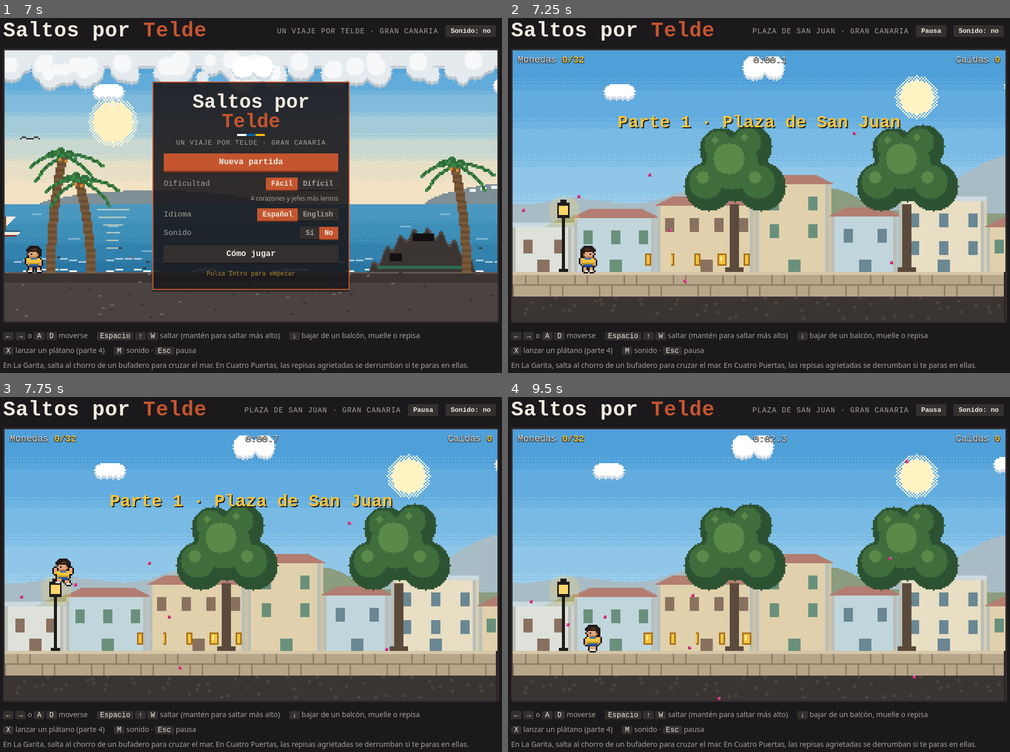
Above: before the commit, frames 1-4 (two rows, left to right).
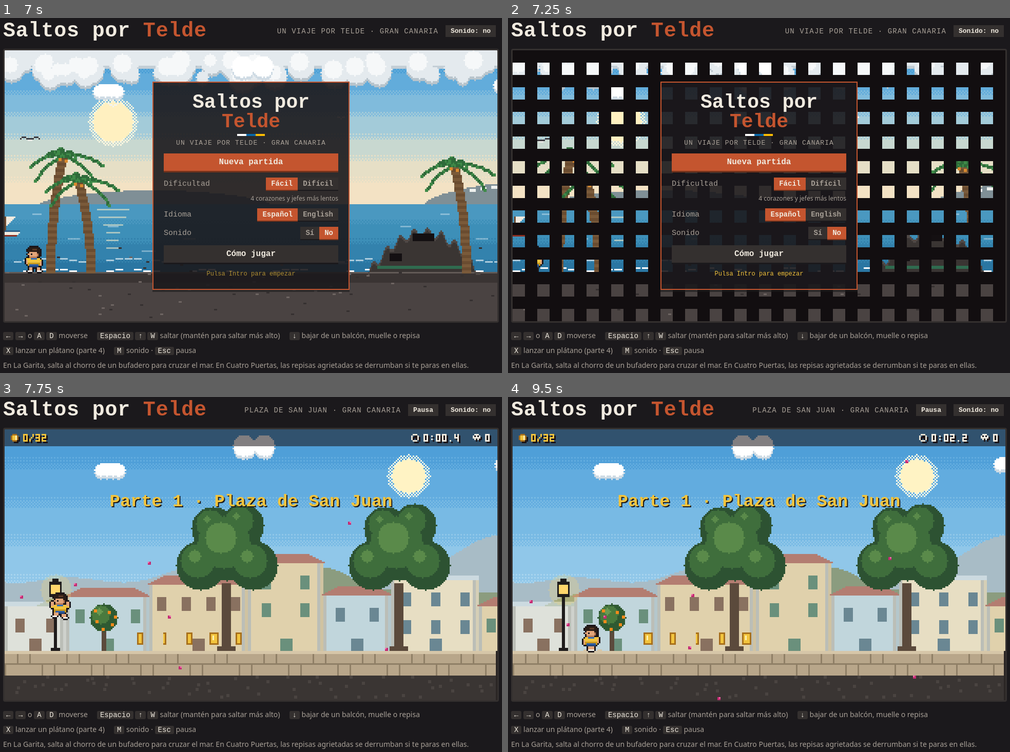
Above: after the commit, the same moments.

Repository: papasconalioli/Telde_Game
Game: browser game, page index.html
Two runs of this game, one before a commit and one after it. Both use one fixed random seed, a clock stepped at 60 frames per second and the inputs below.
Inputs (mouse positions are in pixels of both pictures, inside the frame that each line leads up to):
- Up to frame 1 (7 s): click "Fácil" at 0.27 s; click "Cómo jugar" at 0.52 s; hold Right 1.03-1.53 s; click (251, 213) at 1.07 s; tap Space every 0.5 s from 1.1 to 6.6 s; hold Down 1.58-1.85 s; click (150, 160) at 1.67 s; click "Fácil" at 1.77 s; hold Left 1.9-2.47 s; click (351, 145) at 2.27 s; hold Up 2.52-2.82 s; click (326, 238) at 2.87 s; hold Right 2.87-3.53 s; click (125, 252) at 3.47 s; hold Up 3.58-3.82 s; hold Left 3.87-4.3 s; click (251, 131) at 4.07 s; hold Down 4.35-4.68 s; click (396, 199) at 4.67 s; hold Right 4.73-5.23 s; click (105, 184) at 5.27 s; hold Down 5.28-5.55 s; hold Left 5.6-6.17 s; click (200, 280) at 5.87 s; hold Up 6.22-6.52 s; click (301, 92) at 6.47 s; hold Right from 6.57 s (still down)
- Up to frame 2 (7.25 s): click (759, 213) at 7.07 s; tap Space at 7.1 s; release Right at 7.23 s
- Up to frame 3 (7.75 s): hold Up 7.28-7.52 s; hold Left from 7.57 s (still down); tap Space at 7.6 s; click (150, 539) at 7.67 s
- Up to frame 4 (9.5 s): release Left at 8 s; hold Down 8.05-8.38 s; tap Space at 8.1, 8.6, 9.1 s; click (859, 524) at 8.27 s; hold Right 8.43-8.93 s; click (834, 617) at 8.87 s; hold Down 8.98-9.25 s; hold Left from 9.3 s (still down); click (633, 631) at 9.47 s

Frame 1 is identical in both runs. In frame 2, 73% of the frame differs, in the area x 0-100%, y 2-86%; in frame 3, 5.5%; in frame 4, 6.0%.

Commit message:
Da acabado de juego: marcador en píxeles, fundidos y sacudidas
- Marcador dibujado en el lienzo con iconos y números de 3x5.
- Fundido por bloques al empezar, al cambiar de parte, al salir del
  súper y al caer; sacudida de pantalla en los golpes fuertes; polvo
  al correr y al aterrizar.
- Portada gótica de la basílica con alfiz y bolas de piedra; naranjos
  en el casco de San Juan.
- Pista original de dembow con timple en el menú; la isa pasa al súper.

Co-Authored-By: Claude Opus 5.5 <noreply@anthropic.com>
Claude-Session: https://claude.ai/code/session_018p52adnPFqsed8Py2GK26v

Diff:
--- a/index.html
+++ b/index.html
@@ -67,16 +67,8 @@
   /* En pantallas estrechas, el marco crece mientras hay un menú abierto para que quepa */
   @media (max-width: 640px) { .marco.con-panel { aspect-ratio: auto; height: min(560px, 82vh); } }
 
-  /* Marcador */
-  .hud {
-    position: absolute; inset: 0 0 auto 0;
-    display: flex; justify-content: space-between; gap: 8px;
-    padding: 6px 10px;
-    font-family: var(--f-pixel); font-size: clamp(11px, 2.2vw, 18px);
-    color: var(--cal); text-shadow: 1px 1px 0 var(--basalto), -1px 1px 0 var(--basalto);
-    pointer-events: none;
-    font-variant-numeric: tabular-nums;
-  }
+  /* El marcador se dibuja en píxeles en el lienzo (sección 8b); este bloque solo lo leen los lectores de pantalla */
+  .hud { position: absolute; width: 1px; height: 1px; overflow: hidden; clip-path: inset(50%); white-space: nowrap; }
   .hud b { color: var(--oro); font-weight: 700; }
   .hud .corazones { color: var(--almagre); letter-spacing: .1em; }
 
@@ -642,6 +634,12 @@
     const BAJO_ISA = { G: 'G2 - D3 - D3 -', C: 'C3 - G3 - G3 -', D: 'D3 - A2 - A2 -' };
     const ARMONIA_ISA = 'G G D D D D G G C G D G C G D G'.split(' ');   // un acorde por compás
 
+    // Menú principal: pista original con ritmo de dembow y golpes de timple.
+    // No es ninguna canción existente: melodía, bajo y acordes están compuestos para el juego.
+    const ACORDES_DEMBOW = { Am: ['A4', 'C5', 'E5', 'A5'], F: ['A4', 'C5', 'F5', 'A5'], C: ['G4', 'C5', 'E5', 'G5'], G: ['G4', 'B4', 'D5', 'G5'] };
+    const ARMONIA_DEMBOW = ['Am', 'F', 'C', 'G'];
+    const BAJO_DEMBOW = { Am: 'A2', F: 'F2', C: 'C3', G: 'G2' };
+
     // bateria: k = bombo, s = caja, h = charles, - = nada
     const CANCIONES = {
       plaza: { // alegre, en Do mayor
@@ -662,7 +660,18 @@
         bajo:    pista('D3 - A2 - D3 - A2 -  C3 - G2 - C3 - G2 -  Bb2 - F2 - Bb2 - F2 -  A2 - E2 - A2 - - -'),
         bateria: 'k--k-h--'
       },
-      portada: { // isa en Sol mayor: 16 compases de 3/4 (6 corcheas cada uno)
+      portada: { // reguetón canario de 8 bits: dembow a 92 pulsos por minuto, en La menor
+        bpm: 184,          // cada paso es una semicorchea
+        compas: 16,
+        melodia: pista(
+          'E5 - - E5 - - D5 - C5 - - - A4 - - -  C5 - - C5 - - A4 - C5 - D5 - - - - -  ' +
+          'E5 - - G5 - - E5 - D5 - - - C5 - - -  B4 - - D5 - - B4 - G4 - - - - - - -'),
+        bajo: pista(ARMONIA_DEMBOW.map(a => { const n = BAJO_DEMBOW[a]; return `${n} - - ${n} - - - - ${n} - - ${n} - - - -`; }).join(' ')),
+        armonia: ARMONIA_DEMBOW.map(a => ACORDES_DEMBOW[a].map(frecuencia)),
+        rasgueo: '----x-------x---',   // timple en los tiempos 2 y 4
+        bateria: 'k--sk-s-k--sk-s-'    // el patrón del dembow
+      },
+      isa: { // hilo musical del súper: isa en Sol mayor, 16 compases de 3/4 (6 corcheas cada uno)
         bpm: 150,
         compas: 6,
         melodia: pista(
@@ -674,12 +683,6 @@
         armonia: ARMONIA_ISA.map(a => ACORDES_TIMPLE[a].map(frecuencia)),
         rasgueo: 'X-xxx-',   // golpes de timple en cada compás: X fuerte, x suave
         bateria: '------'
-      },
-      tienda: { // hilo musical del súper, en Do mayor
-        bpm: 110,
-        melodia: pista('E5 - G5 - C6 - - B5  A5 - G5 - E5 - - -  F5 - A5 - D6 - - C6  B5 - G5 - D5 - - -'),
-        bajo:    pista('C3 - G3 - C3 - G3 -  A2 - E3 - A2 - E3 -  D3 - A3 - D3 - A3 -  G2 - D3 - G2 - D3 -'),
-        bateria: 'k-h-sh-h'
       },
       barranco: { // última parte: épica, en Mi menor
         bpm: 124,
@@ -883,6 +886,7 @@
       ],
       laureles: [9, 16, 77, 106, 128].map(c => c * T),
       dragos: [86, 103].map(c => c * T),
+      naranjos: [4, 41, 68, 79].map(c => c * T),   // los naranjos del casco de San Juan
       ambiente: 'petalos',                    // pétalos de buganvilla en el aire
       dibujarFondo: dibujarFondoPlaza,
       dibujarDecoracion: dibujarDecoracionPlaza,
@@ -1117,9 +1121,47 @@
     const f = faroles[estado.control];
     Object.assign(jugador, { x: f.x + 12, y: SUELO_Y - jugador.h, vx: 0, vy: 0, enSuelo: false, mira: 1, coyote: 0, buffer: 0,
                              corazones: vidasMax(), invuln: 0, retroceso: 0, lanzado: false, corriente: 0,
-                             escudo: estado.inventario.mojo, platanos: estado.inventario.platanos ? 3 : 0 });
+                             escudo: estado.inventario.mojo, platanos: estado.inventario.platanos ? 3 : 0,
+                             cayendo: false, polvoT: 0 });
     platanosVuelo.length = 0;
   }
+
+  // Caída al vacío o al mar: fundido y vuelta al último punto de control
+  function caer() {
+    jugador.cayendo = true;
+    estado.caidas++;
+    actualizarHUD(true);
+    conFundido(reaparecer, true);
+  }
+
+  /* ----- Fundido "de píxel" entre pantallas: la imagen se tapa por bloques ----- */
+  const fundido = { valor: 0, fase: 'nada', accion: null };
+  // Tapa la pantalla, hace la acción y la vuelve a destapar. Si ya hay un fundido en marcha,
+  // la acción se ignora (doble clic) o, con forzar, se hace en el acto.
+  function conFundido(accion, forzar = false) {
+    if (fundido.fase !== 'nada') { if (forzar) accion(); return; }
+    fundido.fase = 'entrando'; fundido.accion = accion;
+  }
+  function actualizarFundido(dt) {
+    if (fundido.fase === 'entrando') {
+      fundido.valor += dt * 5;
+      if (fundido.valor >= 1) { fundido.valor = 1; const a = fundido.accion; fundido.accion = null; fundido.fase = 'saliendo'; a(); }
+    } else if (fundido.fase === 'saliendo') {
+      fundido.valor -= dt * 3.5;
+      if (fundido.valor <= 0) { fundido.valor = 0; fundido.fase = 'nada'; }
+    }
+  }
+  const BAYER4 = [0, 8, 2, 10, 12, 4, 14, 6, 3, 11, 1, 9, 15, 7, 13, 5];
+  function dibujarFundido() {
+    if (fundido.valor <= 0) return;
+    g.fillStyle = '#120e10';
+    for (let by = 0; by < H; by += 8) for (let bx = 0; bx < W; bx += 8)
+      if (BAYER4[((by / 8) % 4) * 4 + (bx / 8) % 4] < fundido.valor * 16) g.fillRect(bx, by, 8, 8);
+  }
+
+  // Sacudida de pantalla en los golpes fuertes
+  let temblor = 0, fuerzaTemblor = 0;
+  function sacudir(segundos, fuerza) { temblor = Math.max(temblor, segundos); fuerzaTemblor = fuerza; }
 
   /* =========================================================
      4. ENTRADA (teclado y botones táctiles)
@@ -1222,9 +1264,12 @@
     const dx = (p.vx + empuje) * dt;
     p.x += dx;
     colisionX(p, Math.sign(dx));
-    const pieAntes = p.y + p.h;
+    const pieAntes = p.y + p.h, enAireAntes = !p.enSuelo, vyAntes = p.vy;
     p.y += p.vy * dt;
     colisionY(p, pieAntes);
+    if (enAireAntes && p.enSuelo && vyAntes > 160) {   // polvo al aterrizar
+      for (const lado of [-1, 1]) chispas.push({ x: p.x + p.w / 2 + lado * 4, y: p.y + p.h - 1, vx: lado * 40, vy: -30, vida: .25, color: nivel.colorPolvo });
+    }
 
     // Durante el combate, paredes invisibles a los lados de la arena
     if (arena.activa) {
@@ -1239,15 +1284,20 @@
 
     // Animación de pasos
     p.paso = p.enSuelo && Math.abs(p.vx) > 10 ? p.paso + Math.abs(p.vx) * dt : 0;
+    p.polvoT -= dt;                                       // polvillo al correr
+    if (p.enSuelo && Math.abs(p.vx) > 90 && p.polvoT <= 0) {
+      p.polvoT = .14;
+      chispas.push({ x: p.x + p.w / 2 - Math.sign(p.vx) * 4, y: p.y + p.h - 1, vx: -Math.sign(p.vx) * 20, vy: -25, vida: .22, color: nivel.colorPolvo });
+    }
 
     // Caer al mar (parte 2) o al vacío: volver al último punto de control
-    if (nivel.aguaY !== null && p.y > nivel.aguaY && !enChorro) {
+    if (!p.cayendo && nivel.aguaY !== null && p.y > nivel.aguaY && !enChorro) {
       polvo(p.x + p.w / 2, nivel.aguaY, '#cfeaf5');
       Sonido.efecto('agua');
-      estado.caidas++; reaparecer(); actualizarHUD(true);
-    } else if (p.y > H + 40) {
+      caer();
+    } else if (!p.cayendo && p.y > H + 40) {
       Sonido.efecto('caida');
-      estado.caidas++; reaparecer(); actualizarHUD(true);
+      caer();
     }
 
     // Puntos de control
@@ -1346,6 +1396,7 @@
         if (p.vy > -BUFADERO.impulso * .55) {
           p.vy = -BUFADERO.impulso; p.lanzado = true; p.enSuelo = false; p.coyote = 0;
           Sonido.efecto('bufadero');
+          sacudir(.12, 1);
         }
       }
     }
@@ -1508,6 +1559,7 @@
       return;
     }
     p.corazones--;
+    sacudir(.2, 2);
     p.invuln = dif.invuln; p.retroceso = .25;
     p.vx = dir * 130; p.vy = -180; p.enSuelo = false; p.lanzado = false;
     Sonido.efecto('golpe');
@@ -1579,6 +1631,7 @@
     b.vxHuida = h.vx !== null ? h.vx : (cfgJefe().entrada.x1 - b.x) / .85; // el tritón apunta al Bufadero
     b.salpicado = false;
     Sonido.efecto('victoria');
+    sacudir(.45, 3);
   }
 
   function actualizarJefe(dt) {
@@ -1630,7 +1683,7 @@
       case 'picado':
         b.x = b.destinoX; b.y += dif.velPicado * dt;
         if (b.y >= SUELO_Y - b.h) {
-          b.y = SUELO_Y - b.h; cambiarFase('suelo');
+          b.y = SUELO_Y - b.h; cambiarFase('suelo'); sacudir(.25, 2);
           polvo(b.x + b.w / 2, SUELO_Y, nivel.colorPolvo);
           Sonido.efecto('derrumbe');
         }
@@ -2086,6 +2139,17 @@
     if (BASILICA_X - camX < W && BASILICA_X + 180 - camX > 0) dibujarBasilica(camX);
     for (const lx of nivel.laureles) if (lx - camX > -50 && lx - camX < W + 50) dibujarLaurel(Math.round(lx - camX));
     for (const dx of nivel.dragos) if (dx - camX > -40 && dx - camX < W + 40) dibujarDrago(Math.round(dx - camX));
+    for (const nx of nivel.naranjos) if (nx - camX > -20 && nx - camX < W + 20) dibujarNaranjo(Math.round(nx - camX));
+  }
+
+  // Naranjo: copa redonda y naranjas
+  function dibujarNaranjo(x) {
+    g.fillStyle = '#5b4a3c'; g.fillRect(x - 1, SUELO_Y - 16, 3, 16);
+    circuloPx(g, x, SUELO_Y - 22, 9, '#2f5a32');
+    circuloPx(g, x - 2, SUELO_Y - 24, 6, '#4a7a3e');
+    circuloPx(g, x - 3, SUELO_Y - 26, 2, '#6a9a52');
+    g.fillStyle = '#f28a1a';
+    for (const [dx, dy] of [[-5, -20], [3, -26], [5, -18], [-1, -15], [-6, -27], [7, -23]]) g.fillRect(x + dx, SUELO_Y + dy, 2, 2);
   }
 
   // Casa canaria del casco: muro encalado, esquinas y marcos de cantería, puerta de tea y buganvilla
@@ -2171,7 +2235,10 @@
     circuloPx(g, o + 88, 78, 2, '#c9a54a');
     // Ventanas laterales
     for (const vx of [o + 48, o + 120]) { circuloPx(g, vx + 4, 78, 4, hueco); g.fillStyle = hueco; g.fillRect(vx, 78, 9, 14); }
-    // Portada (meta)
+    // Portada gótica (meta): alfiz de cantería oscura y la fila de bolas de piedra encima
+    g.fillStyle = '#4f4a45'; g.fillRect(o + 69, 94, 39, s - 94);
+    g.fillStyle = piedra; g.fillRect(o + 71, 96, 35, s - 96);
+    for (let i = 0; i < 6; i++) circuloPx(g, o + 73 + i * 6, 91, 1, '#8a847c');
     circuloPx(g, o + 88, 112, 14, piedra); g.fillStyle = piedra; g.fillRect(o + 74, 112, 29, s - 112);
     circuloPx(g, o + 88, 114, 10, hueco); g.fillStyle = hueco; g.fillRect(o + 78, 114, 21, s - 114);
     if (jefe.fase === 'vencida') {
@@ -3091,6 +3158,7 @@
     if (estado.modo === 'menu') { dibujarPortada(); return; }
     if (estado.modo === 'tienda') { dibujarTienda(); return; }
     const camX = Math.round(estado.camX);
+    if (temblor > 0) g.setTransform(1, 0, 0, 1, Math.round((Math.random() - .5) * 2 * fuerzaTemblor), Math.round((Math.random() - .5) * 2 * fuerzaTemblor));
 
     // Fondo y decoración propios de cada nivel (detrás del jugador)
     nivel.dibujarFondo();
@@ -3116,6 +3184,8 @@
     dibujarProyectiles(camX);
     dibujarPlatanos(camX);
     dibujarAmbiente();
+    g.setTransform(1, 0, 0, 1, 0, 0);
+    dibujarHUD();
   }
 
   /* =========================================================
@@ -3278,6 +3348,10 @@
   function empezar(desde = 0) {
     Sonido.iniciar();
     if (document.activeElement) document.activeElement.blur(); // que Espacio no vuelva a pulsar el botón
+    conFundido(() => empezarYa(desde));
+  }
+
+  function empezarYa(desde) {
     nuevaPartida(desde);
     if (desde > 0) {   // al continuar se recuperan las monedas con las que se llegó a esa parte
       estado.totalPrevias = NIVELES.slice(0, desde).reduce((suma, n) => suma + n.monedas.length, 0);
@@ -3292,6 +3366,10 @@
   function siguienteNivel() {
     if (estado.modo !== 'intermedio') return;
     if (document.activeElement) document.activeElement.blur();
+    conFundido(pasarDeNivel);
+  }
+
+  function pasarDeNivel() {
     estado.monedasPrevias += cogidasNivel();
     estado.totalPrevias += nivel.monedas.length;
     const destino = indiceNivel + 1;
@@ -3368,7 +3446,7 @@
     estado.tiendaDestino = destino;
     aviso.hidden = true;
     fijarModo('tienda');
-    Sonido.musica('tienda');
+    Sonido.musica('isa');
     pintarTienda();
     mostrarPanel('tienda');
     const primero = [...paneles.tienda.querySelectorAll('button')].find(b => !b.disabled);
@@ -3395,10 +3473,12 @@
   function salirTienda() {
     if (estado.modo !== 'tienda') return;
     if (document.activeElement) document.activeElement.blur();
-    cargarNivel(estado.tiendaDestino);
-    mostrarPanel(null);
-    fijarModo('jugando');
-    mostrarAviso(tr(`${nivel.id}.titulo`));
+    conFundido(() => {
+      cargarNivel(estado.tiendaDestino);
+      mostrarPanel(null);
+      fijarModo('jugando');
+      mostrarAviso(tr(`${nivel.id}.titulo`));
+    });
   }
 
   // Intro / Espacio sin ningún botón enfocado
@@ -3427,6 +3507,68 @@
   btnSonido.addEventListener('click', () => { alternarSonido(); btnSonido.blur(); });
   btnPausa.addEventListener('click', alternarPausa);
 
+  /* ----- 8b. Marcador dibujado en píxeles: iconos y números de 3×5 ----- */
+  const GLIFOS = {
+    '0': '111101101101111', '1': '010110010010111', '2': '111001111100111', '3': '111001111001111',
+    '4': '101101111001001', '5': '111100111001111', '6': '111100111101111', '7': '111001001001001',
+    '8': '111101111101111', '9': '111101111001111', ':': '000010000010000', '.': '000000000000010',
+    '/': '001001010100100', 'x': '000101010101000'
+  };
+  const ICONOS = {   // cada letra es un color de COLORES_ICONO; el punto es transparente
+    moneda: ['.aaa.', 'abbca', 'abbca', 'abbca', '.aaa.'],
+    corazon: ['.r.r.', 'rrrrr', 'rrrrr', '.rrr.', '..r..'],
+    corazonVacio: ['.v.v.', 'vvvvv', 'vvvvv', '.vvv.', '..v..'],
+    reloj: ['.ggg.', 'g.k.g', 'g.kkg', 'g...g', '.ggg.'],
+    calavera: ['.www.', 'wkwkw', 'wwwww', '.w.w.', '.....'],
+    platano: ['....y', '...yy', '..yy.', 'yyy..', '.y...'],
+    mojo: ['.ww.', 'mmmm', 'mmmm', 'mmmm', '.mm.']
+  };
+  const COLORES_ICONO = { a: '#a8701b', b: '#f2c43d', c: '#fff1b0', r: '#e2452f', v: '#5a4a4a', g: '#e8e2d4',
+                          k: '#1a1418', w: '#f1ebe0', y: '#f2d43a', m: '#c43a2a' };
+
+  // Dibuja una lista de píxeles con sombra: primero todas las sombras y luego los colores
+  function pixelesConSombra(lista) {
+    g.fillStyle = '#1a1418';
+    for (const [x, y] of lista) g.fillRect(x + 1, y + 1, 1, 1);
+    for (const [x, y, color] of lista) { g.fillStyle = color; g.fillRect(x, y, 1, 1); }
+  }
+  function textoPixel(cadena, x, y, color) {
+    const lista = [];
+    for (const ch of cadena) {
+      const glifo = GLIFOS[ch];
+      if (glifo) for (let i = 0; i < 15; i++) if (glifo[i] === '1') lista.push([x + i % 3, y + Math.floor(i / 3), color]);
+      x += 4;
+    }
+    pixelesConSombra(lista);
+    return x;
+  }
+  function icono(nombre, x, y) {
+    const lista = [];
+    ICONOS[nombre].forEach((fila, j) => [...fila].forEach((c, i) => { if (c !== '.') lista.push([x + i, y + j, COLORES_ICONO[c]]); }));
+    pixelesConSombra(lista);
+  }
+
+  function dibujarHUD() {
+    if (!['jugando', 'pausa', 'intermedio', 'final'].includes(estado.modo)) return;
+    g.fillStyle = 'rgba(26,20,24,.55)'; g.fillRect(0, 0, W, 11);
+    // Izquierda: monedas, corazones (en el combate) y objetos del súper
+    let x = 4;
+    icono('moneda', x, 3);
+    x = textoPixel(monedasNivel(), x + 8, 3, '#f2c43d');
+    if (nivel.arena.activa) {
+      x += 5;
+      for (let i = 0; i < vidasMax(); i++) { icono(i < jugador.corazones ? 'corazon' : 'corazonVacio', x, 3); x += 7; }
+    }
+    if (nivel.tiendaAntes && estado.inventario.platanos) { x += 5; icono('platano', x, 3); x = textoPixel('x' + jugador.platanos, x + 7, 3, '#f1ebe0'); }
+    if (nivel.tiendaAntes && jugador.escudo) { x += 4; icono('mojo', x, 3); }
+    // Derecha: tiempo y caídas
+    const caidas = String(estado.caidas), tiempo = formatoTiempo(estado.tiempo);
+    const xc = W - 4 - caidas.length * 4;
+    textoPixel(caidas, xc, 3, '#f1ebe0'); icono('calavera', xc - 8, 3);
+    const xt = xc - 16 - tiempo.length * 4;
+    textoPixel(tiempo, xt, 3, '#f1ebe0'); icono('reloj', xt - 8, 3);
+  }
+
   /* =========================================================
      9. BUCLE PRINCIPAL (paso fijo de 1/60 s)
      ========================================================= */
@@ -3438,10 +3580,12 @@
     anterior = ahora;
     while (acumulado >= PASO) {
       estado.reloj += PASO;
-      if (estado.modo === 'jugando') { actualizar(PASO); actualizarHUD(false); }
+      if (estado.modo === 'jugando') { actualizar(PASO); actualizarHUD(false); temblor = Math.max(0, temblor - PASO); }
+      actualizarFundido(PASO);
       acumulado -= PASO;
     }
     dibujar();
+    dibujarFundido();
     requestAnimationFrame(bucle);
   }
 
